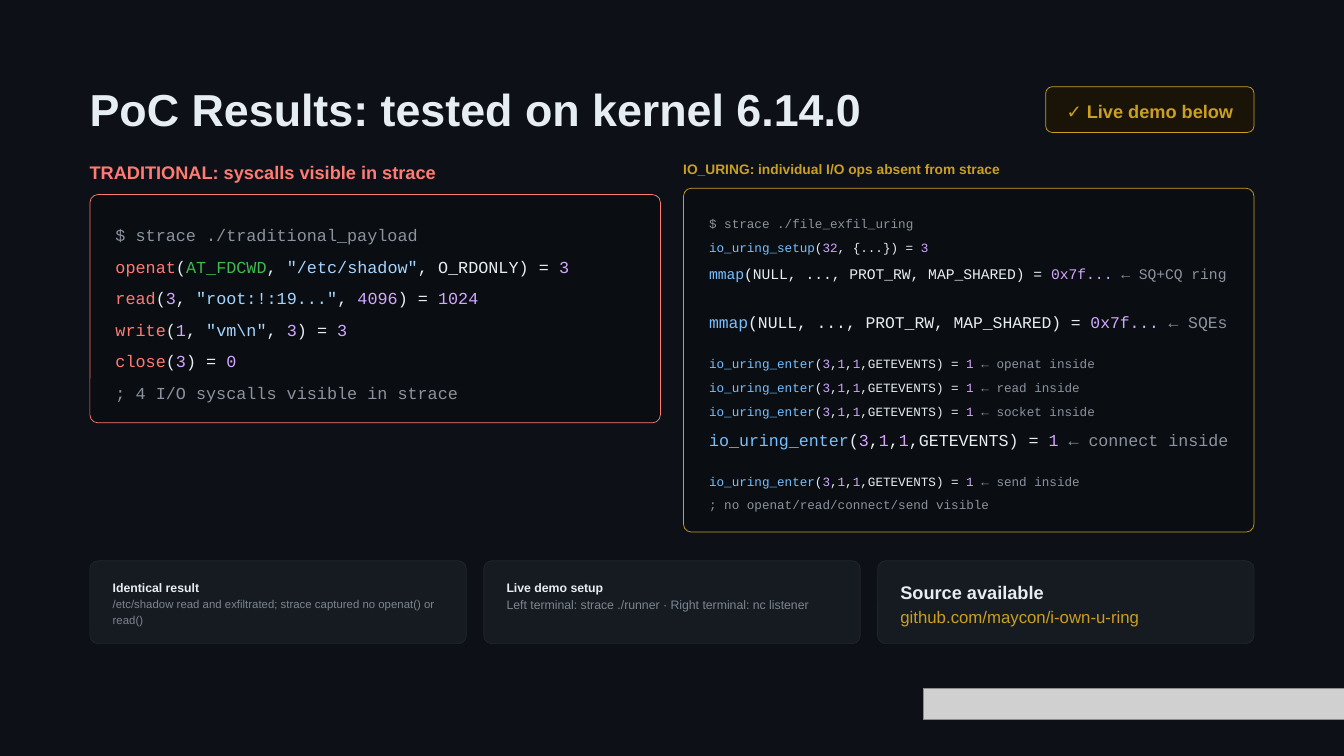
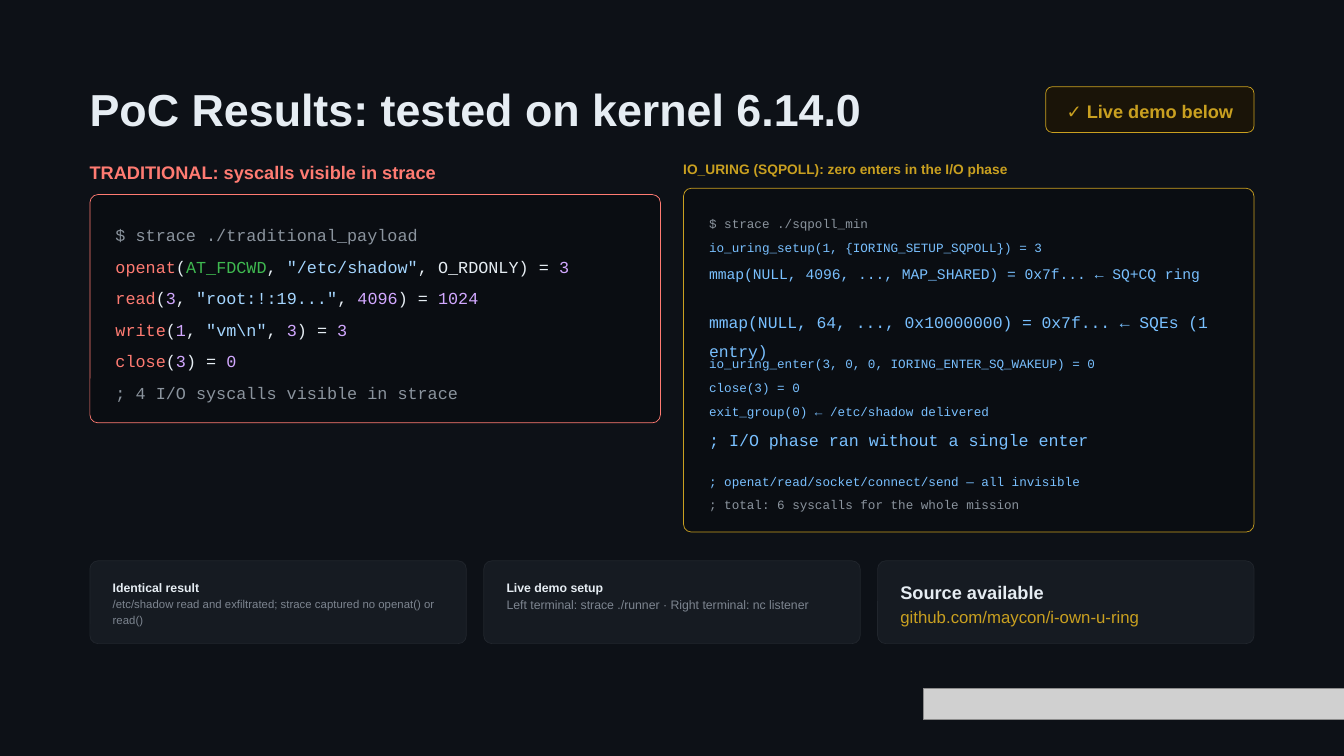
Before and after one commit to maycon/I-OWN-URING, a slide deck: slide 18 of talk/What EDRs Don't See - Syscall-less Shellcode via io_uring.pptx. Drawn at 1344x756 pixels with LibreOffice and Linux fonts; fonts in the diff are those of the drawing; grey boxes stand for pictures. Boxes give left, top, right and bottom in pixels: in the first picture for what was removed or moved away, otherwise in the second. Text is boxed around its words. In the diff, an @@ line names an element or a change of style, - is before the commit and + after.

```diff
--- a/talk/What EDRs Don't See - Syscall-less Shellcode via io_uring.pptx
+++ b/talk/What EDRs Don't See - Syscall-less Shellcode via io_uring.pptx
@@ text at box(683, 164, 1008, 177): text changed @@
-IO_URING: individual I/O ops absent from strace
+IO_URING (SQPOLL): zero enters in the I/O phase
@@ text at box(724, 219, 868, 231): text changed @@
-$ strace ./file_exfil_uring
+$ strace ./sqpoll_min
@@ text at box(709, 268, 1200, 282): text changed; text colour #E6EDF3 to #79C0FF @@
-mmap(NULL, ..., PROT_RW, MAP_SHARED) = 0x7f... ← SQ+CQ ring
+mmap(NULL, 4096, ..., MAP_SHARED) = 0x7f... ← SQ+CQ ring
@@ text at box(709, 243, 1042, 255): text changed @@
-io_uring_setup(32, {...}) = 3
+io_uring_setup(1, {IORING_SETUP_SQPOLL}) = 3
@@ text at box(709, 316, 1208, 363): text changed; text colour #E6EDF3 to #79C0FF @@
-mmap(NULL, ..., PROT_RW, MAP_SHARED) = 0x7f... ← SQEs
+mmap(NULL, 64, ..., 0x10000000) = 0x7f... ← SQEs (1 entry)
@@ text at box(709, 359, 1095, 371): text changed; text colour #E6EDF3 to #79C0FF @@
-io_uring_enter(3,1,1,GETEVENTS) = 1 ← openat inside
+io_uring_enter(3, 0, 0, IORING_ENTER_SQ_WAKEUP) = 0
@@ text at box(709, 383, 800, 395): text changed; text colour #E6EDF3 to #79C0FF @@
-io_uring_enter(3,1,1,GETEVENTS) = 1 ← read inside
+close(3) = 0
@@ text at box(709, 407, 989, 419): text changed; text colour #E6EDF3 to #79C0FF @@
-io_uring_enter(3,1,1,GETEVENTS) = 1 ← socket inside
+exit_group(0) ← /etc/shadow delivered
@@ text at box(729, 434, 1089, 450): text changed; text colour #E6EDF3 to #79C0FF @@
-io_uring_enter(3,1,1,GETEVENTS) = 1 ← connect inside
+; I/O phase ran without a single enter
@@ text at box(724, 477, 1080, 489): text changed; text colour #E6EDF3 to #79C0FF @@
-io_uring_enter(3,1,1,GETEVENTS) = 1 ← send inside
+; openat/read/socket/connect/send — all invisible
@@ text at box(724, 500, 1019, 512): text changed @@
-; no openat/read/connect/send visible
+; total: 6 syscalls for the whole mission
```
Also in this commit, not shown: 2 other files.
